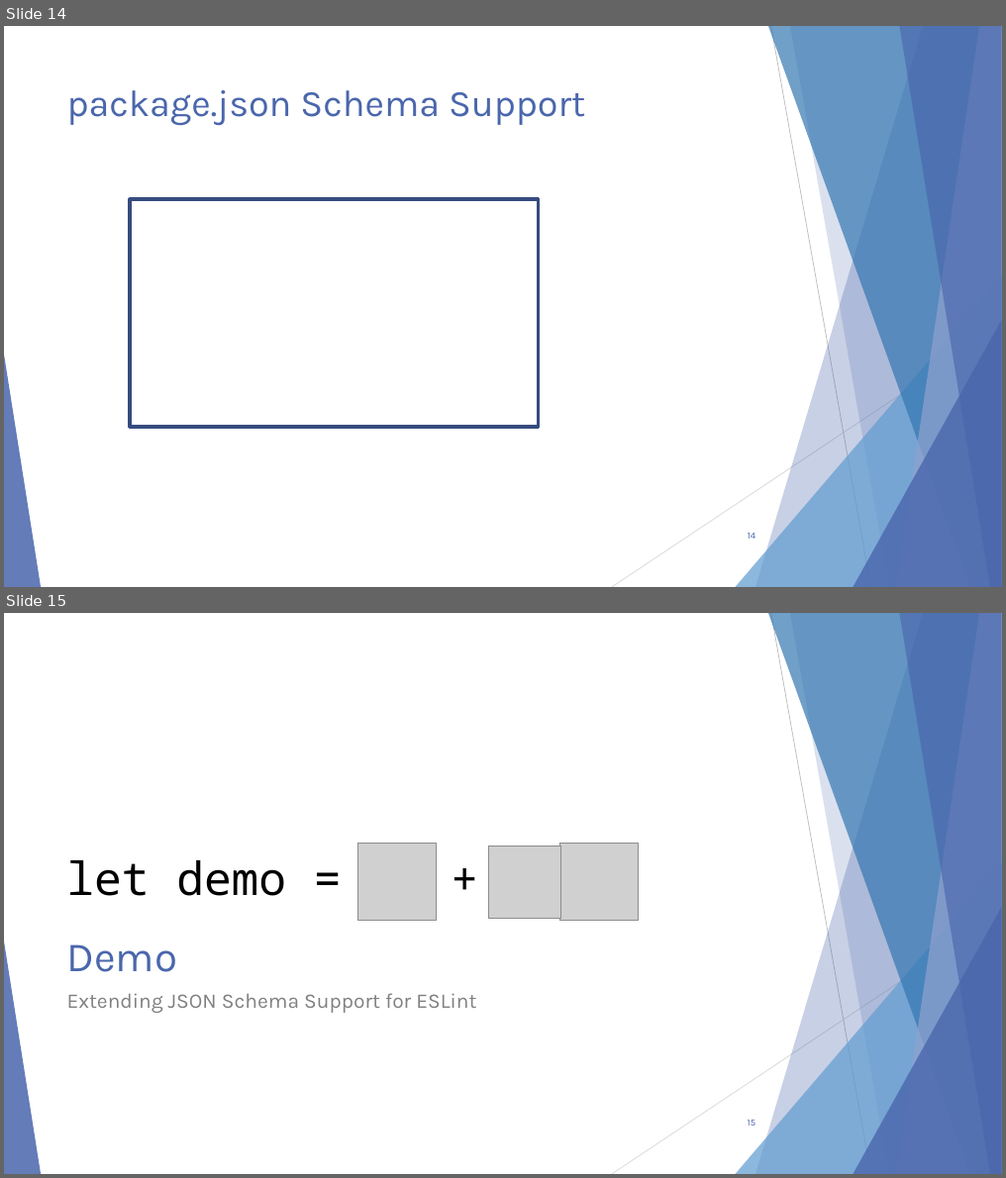
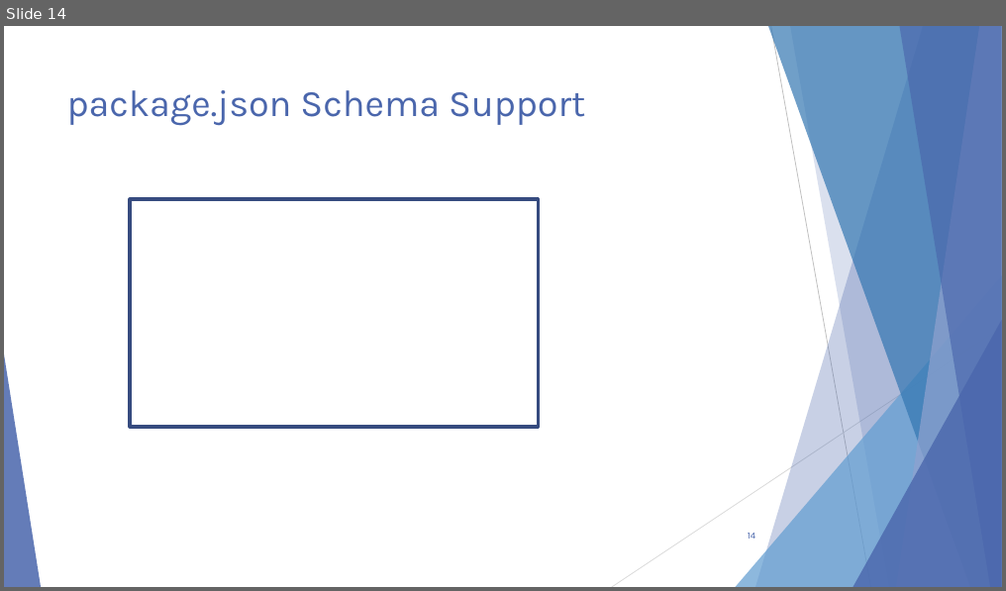
Before and after one commit to scottaddie/slide-decks, a slide deck: Intro to JavaScript Tooling in VS Code - MKEJS.pptx. Shown one above the other, each under a label of ours: slides 14 and 15 before the commit, slide 14 after it. The pictures are 1006x1178 and 1006x591 pixels, drawn with LibreOffice and Linux fonts; fonts in the diff are those of the drawing; grey boxes stand for pictures; background and template pictures are left out. Boxes give left, top, right and bottom in pixels: in the first picture for what was removed or moved away, otherwise in the second. Text is boxed around its words. In the diff, an @@ line names an element or a change of style, - is before the commit and + after.

```diff
--- a/Intro to JavaScript Tooling in VS Code - MKEJS.pptx
+++ b/Intro to JavaScript Tooling in VS Code - MKEJS.pptx
@@ slide 15 removed at bbox=[4, 613, 1002, 1174], background #FFFFFF; not listed: 10 template elements that a slide beside it also shows @@
@@ picture removed at bbox=[358, 843, 436, 921] @@
@@ picture removed at bbox=[488, 846, 561, 919] @@
@@ picture removed at bbox=[560, 843, 638, 921] @@
@@ text removed at bbox=[66, 861, 286, 896] @@
-let demo = + ;
@@ title removed at bbox=[67, 945, 177, 972] @@
-Demo
@@ text removed at bbox=[67, 993, 476, 1013] @@
-Extending JSON Schema Support for ESLint
@@ page number removed at bbox=[747, 1120, 755, 1126] @@
-15
```
Also in this commit, not shown: 4 slides changed, 1 slide added.
